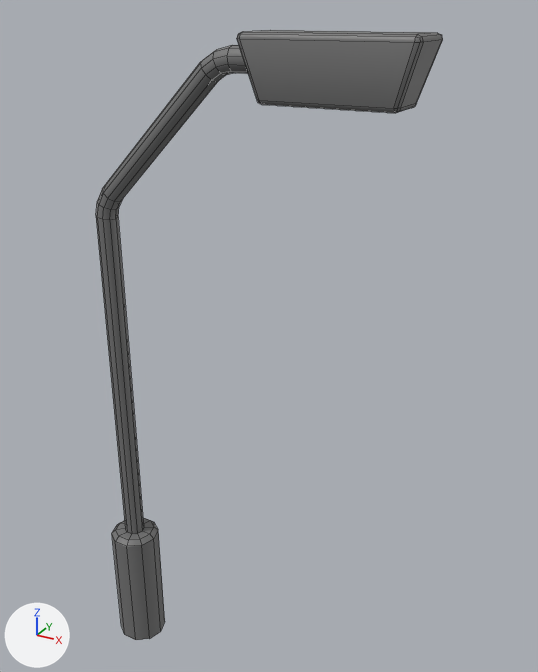
Two versions of the FBX model Assets/3D/3D furniture and stuff/New stuff/StreetlightpostBlockout_RB.fbx, one commit apart.
One viewpoint serves both versions: a 50 mm camera at (3.6, -4.1, 5.28) aimed at (1.18, 0.31, 3.07). Every picture has the same lights, and +X, +Y and +Z are marked at lower left. Mesh edges are drawn as thin lines. Where no turn or scale is listed for an object, it has been applied to the vertices.

The older version as bpy lines, for what is in view:
```python
me_plane_005 = bpy.data.meshes.new('Plane.005')
me_plane_005.from_pydata(...)  # 166 vertices, 154 faces; spans x -0.2..2.33, y -0.2..0.2, z 0.0..5.16
me_plane_005.materials.append(mat_material_002)  # grey #747474
ob_streetlightpostblockout_rb = bpy.data.objects.new('StreetlightpostBlockout_RB', me_plane_005)
ob_streetlightpostblockout_rb.location = (0.0, 0.0, 0.0)
```
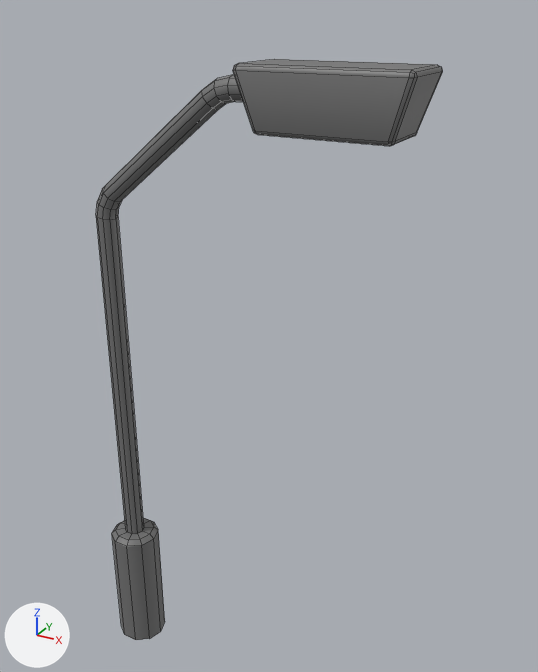
The newer file is also rescaled (x1.2) as a whole; pictures and numbers use the older file's frame.

Changed parts and their boxes (x1, y1, x2, y2) in the pictures (538 x 672 px; the box of a moved part takes in the faces that stretch with it):
```json
{"object": "StreetlightpostBlockout_RB", "change": "reshaped", "before": [96, 30, 443, 640], "after": [96, 59, 443, 640]}
{"part": 1, "of": "me_plane_005", "change": "moved or reshaped", "before": [237, 30, 443, 113], "after": [233, 59, 443, 146]}
{"part": 2, "of": "me_plane_005", "change": "moved or reshaped", "before": [102, 45, 248, 201], "after": [102, 74, 243, 201]}
```

Edits to the scene script, one JSON object a line:
```json
{"block": "me_plane_005", "where": "me_plane_005.from_pydata(...)  # 166 vertices, 154 faces; spans x -0.2..2.33, y -0.2..0.2, z 0.0..5.16"}
{"block": "me_plane_005", "where": "# used by ob_streetlightpostblockout_rb; location = (0.0, 0.0, 0.0)"}
{"block": "me_plane_005", "change": "me_plane_005 part 1: the loose piece of 56 vertices spanning x 1.23..2.33, y -0.2..0.2, z 4.76..5.16 is scaled about its middle by (1, 1.3, 1), then moved by (0.0, 0.0, -0.17)"}
{"block": "me_plane_005", "change": "me_plane_005 part 2: all 40 vertices in x 0.88..1.3, y -0.08..0.08, z 4.87..5.08 are moved by (0.0, 0.0, -0.17)"}
```
